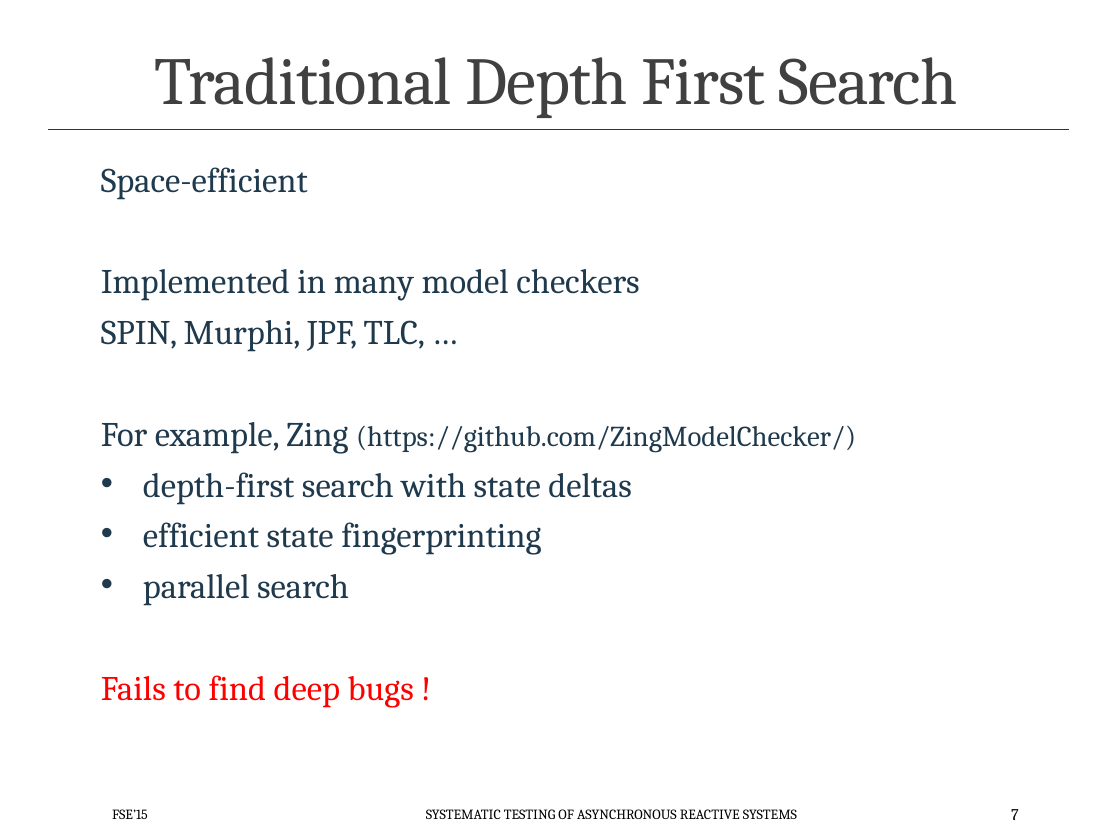
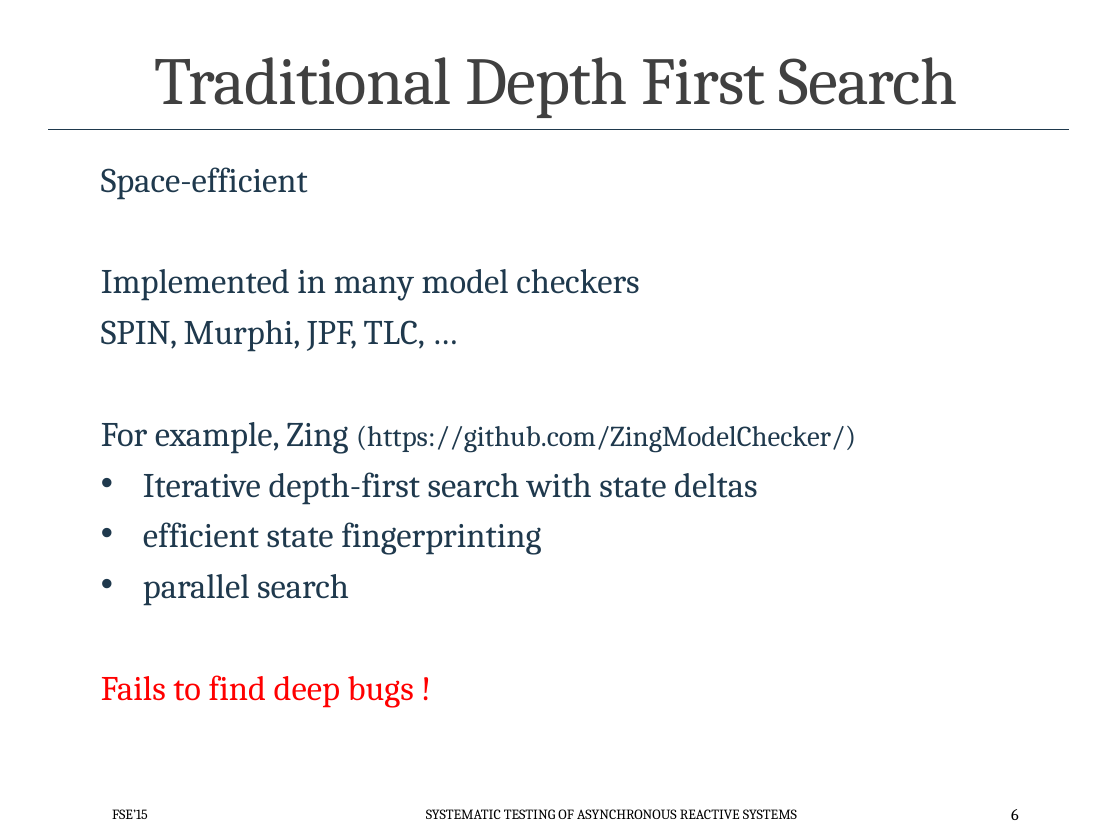
Before and after one commit to p-org/plditutorial, a slide deck: slide 6 of Presentations/MonolithicSafetyTesting.pptx (slide 7 before the commit). Drawn at 1120x840 pixels with LibreOffice and Linux fonts; fonts in the diff are those of the drawing. Boxes give left, top, right and bottom in pixels: in the first picture for what was removed or moved away, otherwise in the second. Text is boxed around its words. In the diff, an @@ line names an element or a change of style, - is before the commit and + after.

Commit message:
updated the presentation

```diff
--- a/Presentations/MonolithicSafetyTesting.pptx
+++ b/Presentations/MonolithicSafetyTesting.pptx
@@ text at [143,472,757,505]: text changed @@
-• depth-first search with state deltas
+• Iterative depth-first search with state deltas
@@ page number at [1011,809,1019,820]: text changed @@
-7
+6
```
Also in this commit, not shown: 1 other slide changed, 2 other files.
